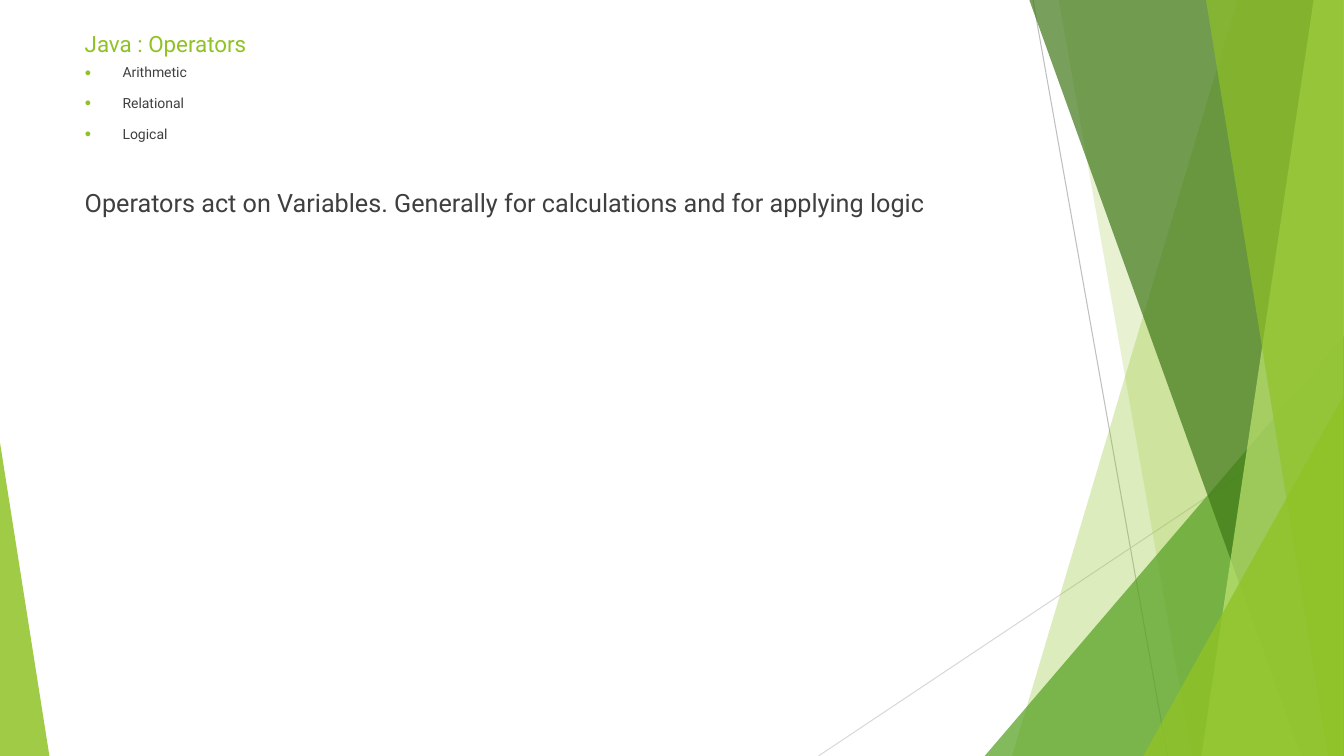
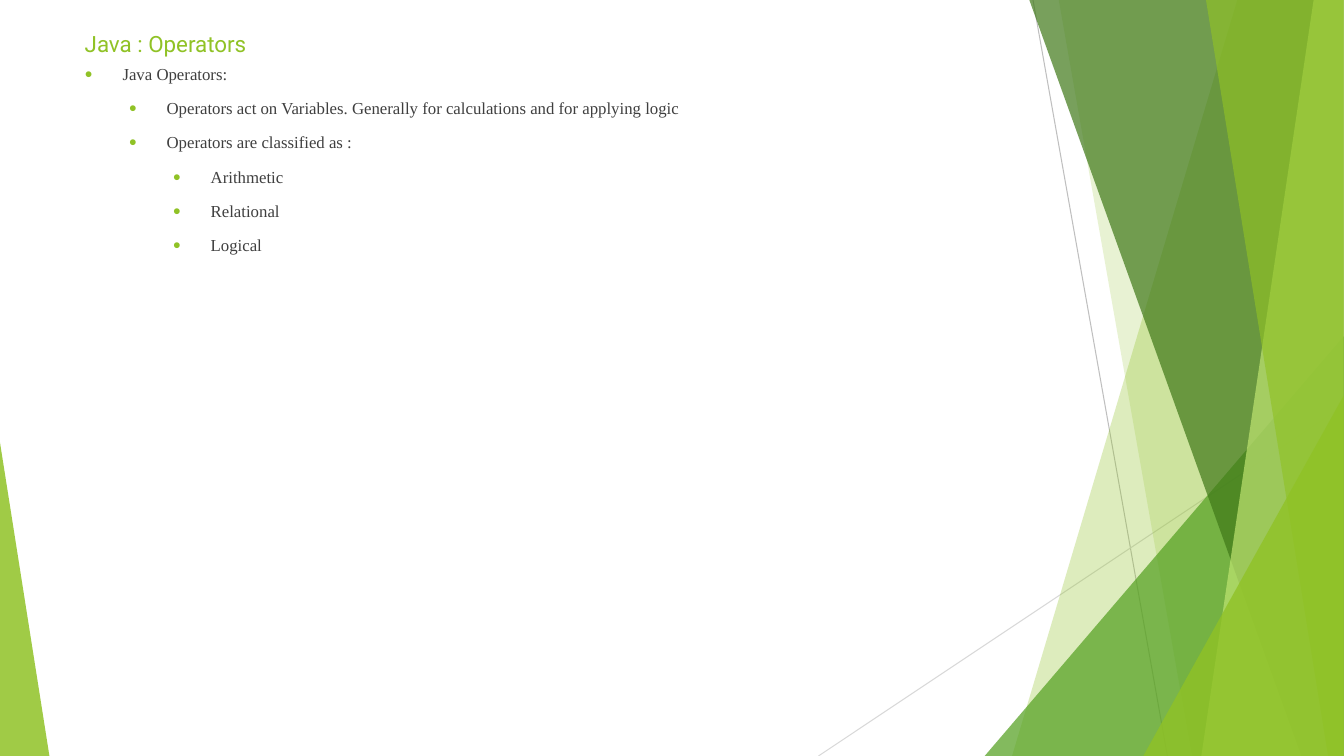
Before and after one commit to sidissir/mk-java-training, a slide deck: slide 8 of AutomationPPT.pptx. Drawn at 1344x756 pixels with LibreOffice and Linux fonts; fonts in the diff are those of the drawing. Boxes give left, top, right and bottom in pixels: in the first picture for what was removed or moved away, otherwise in the second. Text is boxed around its words. In the diff, an @@ line names an element or a change of style, - is before the commit and + after.

Commit message:
Java day 5

```diff
--- a/AutomationPPT.pptx
+++ b/AutomationPPT.pptx
@@ text at (123, 69, 678, 152): paragraphs added @@
+● Java Operators:
+  ● Operators act on Variables. Generally for calculations and for applying logic
+  ● Operators are classified as :
@@ text at (211, 171, 284, 255): size 10 to 12 pt, font Roboto to Times New Roman in "Arithmetic", "Relational", "Logical"; list level 1 to 3 in "Arithmetic"; list level 1 to 3 in "Relational"; list level 1 to 3 in "Logical" @@
@@ text at (85, 193, 924, 218): paragraph removed @@
-Operators act on Variables. Generally for calculations and for applying logic
```
Also in this commit, not shown: 22 other slides changed, 2 slides added, 1 slide removed, 9 other files.
